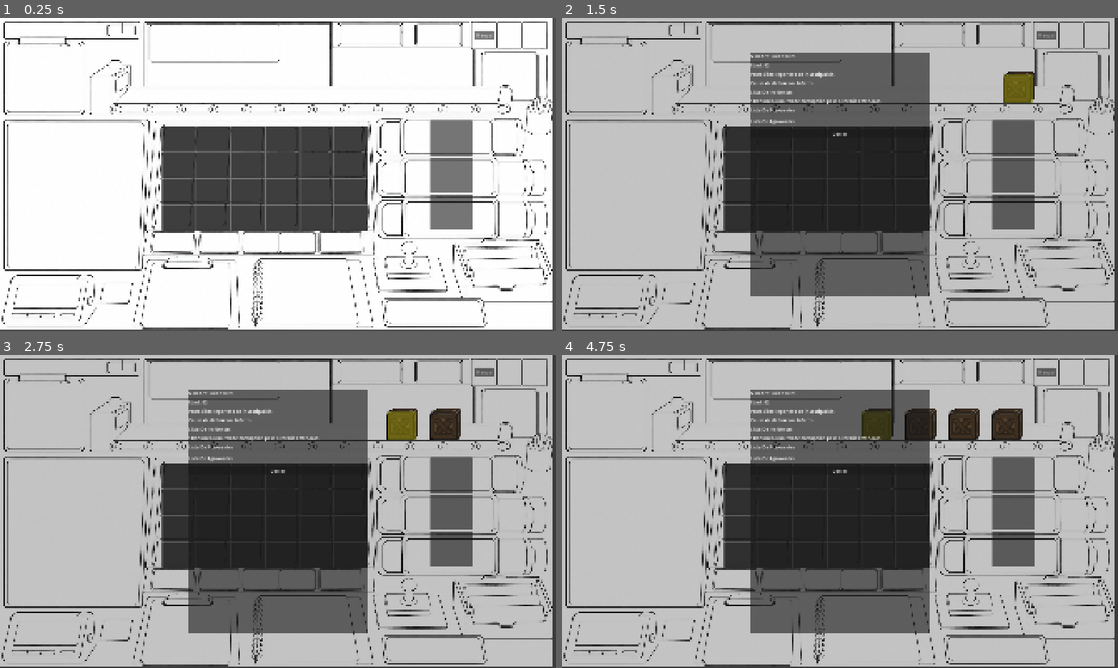
Above: before the commit, frames 1-4 (two rows, left to right).
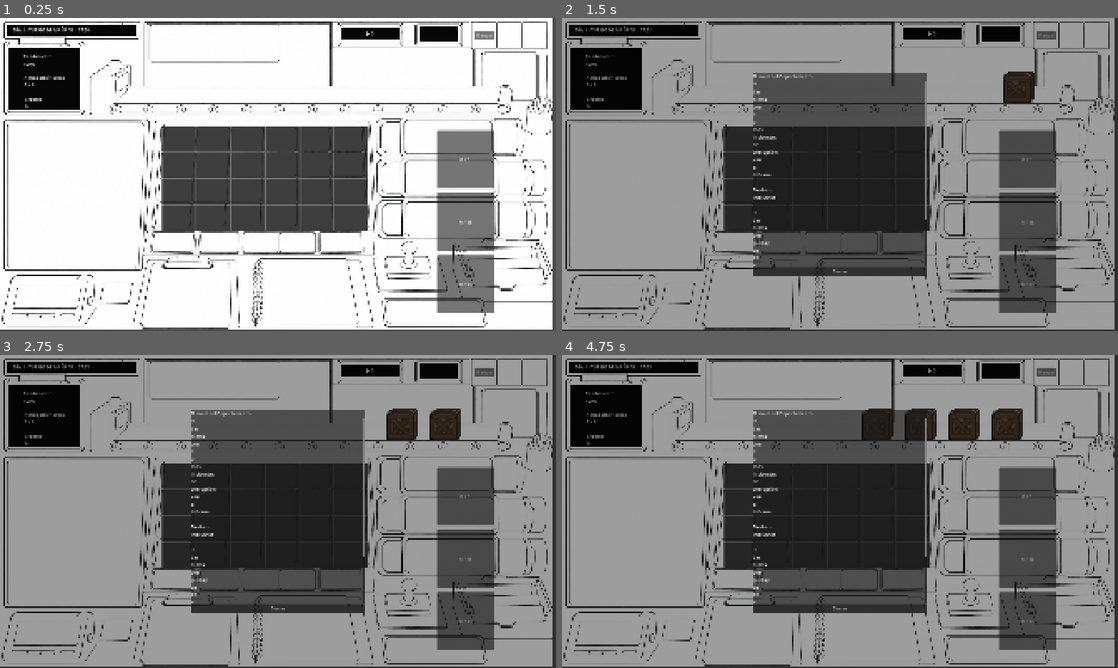
Above: after the commit, the same moments.

Repository: Josedecald/Logistica
Game: Godot game, scene res://scenes/game/Game.tscn
The game is run twice, just before and just after one commit, with the same random seed, the same clock (stepped at 60 frames per second) and the same inputs. This scene is started directly instead of the project's main scene.
Inputs (mouse positions are in pixels of both pictures, inside the frame that each line leads up to):
- Up to frame 1 (0.25 s): no input
- Up to frame 2 (1.5 s): click "Manual" at 0.5 s; click (1029, 86) at 1.25 s
- Up to frame 3 (2.75 s): click (478, 423) at 2.02 s
- Up to frame 4 (4.75 s): click (1006, 423) at 2.77 s; click (973, 423) at 3.52 s; click (940, 423) at 4.27 s

The runs differ from the first frame. In frame 1, 8.8% of the frame differs, in the area x 1-89%, y 2-95%; in frame 2, 72%, in the area x 0-100%, y 0-100%; in frame 3, 71%; in frame 4, 71%.
Error before the commit: Parse Error: Cannot infer the type of "destino_texto" variable because the value doesn't have a set type. (res://Scripts/objects/manual_window.gd:37)

Commit message:
Se añaden elementos del HUD

Diff:
--- a/Scripts/objects/conveyor.gd
+++ b/Scripts/objects/conveyor.gd
@@ -14,22 +14,22 @@
 @onready var stop_point: Marker2D = $StopPoint
 
 func _process(delta: float) -> void:
-	for i in conveyor_queue.size():
-		var container = conveyor_queue[i]
-		container.position.x -= speed * delta
-
-		var min_x: float
-		if i == 0:
-			min_x = stop_point.position.x
-		else:
-			var anterior = conveyor_queue[i - 1]
-			min_x = anterior.position.x + anterior.size.x + gap
-		if container.position.x < min_x:
-			container.position.x = min_x
+	if DayManager.activa:
+		for i in conveyor_queue.size():
+			var container = conveyor_queue[i]
+			container.position.x -= speed * delta
+			var min_x: float
+			if i == 0:
+				min_x = stop_point.position.x
+			else:
+				var anterior = conveyor_queue[i - 1]
+				min_x = anterior.position.x + anterior.size.x + gap
+			if container.position.x < min_x:
+				container.position.x = min_x
 
 	elapsed += delta
 	while elapsed >= spawn_interval:
-		if can_spawn_container():
+		if DayManager.activa and can_spawn_container():
 			create_container()
 			elapsed -= spawn_interval
 		else:
--- a/Scripts/objects/gate.gd
+++ b/Scripts/objects/gate.gd
@@ -4,6 +4,7 @@
 enum Destino { CIELO, REENCARNACION, INFIERNO }
 
 @export var destino: Destino = Destino.CIELO
+@onready var quota_label: Label = $QuotaLabel
 
 signal container_drop_requested(container: SoulContainer, gate: Gate)
 
@@ -19,3 +20,6 @@
 	tween.parallel().tween_property(container, "scale", Vector2(0.3, 0.3), 0.2)\
 		.set_trans(Tween.TRANS_BACK).set_ease(Tween.EASE_IN)
 	tween.finished.connect(container.queue_free)
+
+func actualizar_cuota(actual: int, meta: int) -> void:
+	quota_label.text = "%d / %d" % [actual, meta]
--- a/Scripts/objects/manual_window.gd
+++ b/Scripts/objects/manual_window.gd
@@ -9,35 +9,31 @@
 	close_button.pressed.connect(_on_close_pressed)
 
 func mostrar() -> void:
+	print("mostrar() llamado")
 	_llenar_lista()
 	visible = true
+	print("visible ahora es: ", visible)
 
 func _llenar_lista() -> void:
 	for child in rules_list.get_children():
 		child.queue_free()
 
-	print("Total de reglas cargadas: ", ClassificationManager.reglas.size())
+	print("Total reglas en ClassificationManager: ", ClassificationManager.reglas.size())
 	print("Niveles activos: ", ClassificationManager.niveles_activos)
 
 	var reglas_visibles := ClassificationManager.reglas.filter(
 		func(r: Rule): return r.nivel in ClassificationManager.niveles_activos
 	)
+	print("Reglas visibles después del filtro: ", reglas_visibles.size())
 
-	print("Reglas visibles después del filtro: ", reglas_visibles.size())
 	reglas_visibles.sort_custom(func(a, b): return a.prioridad > b.prioridad)
-
-	if reglas_visibles.is_empty():
-		var no_rules_label := Label.new()
-		no_rules_label.text = "No hay reglas disponibles para los niveles activos."
-		rules_list.add_child(no_rules_label)
-		return
 
 	for rule in reglas_visibles:
 		var entry := Label.new()
-		var destino_texto := Gate.Destino.keys()[rule.destino] if rule.destino < Gate.Destino.size() else "DESCONOCIDO"
-		entry.text = "→ %s\n   Destino: %s\n" % [rule.descripcion, destino_texto]
+		entry.text = "→ %s\n   Destino: %s\n" % [rule.descripcion, Gate.Destino.keys()[rule.destino]]
 		entry.autowrap_mode = TextServer.AUTOWRAP_WORD
 		rules_list.add_child(entry)
+	print("Hijos agregados a rules_list: ", rules_list.get_child_count())
 
 func _on_close_pressed() -> void:
 	visible = false
--- /dev/null
+++ b/Scripts/systems/DayManager.gd
@@ -0,0 +1,88 @@
+extends Node
+
+signal jornada_iniciada
+signal jornada_terminada
+
+const DURACION_REAL := 480.0  # 8 minutos reales
+const HORA_INICIO := 7.0      # 7:00 am
+const HORA_FIN := 17.0        # 5:00 pm
+
+signal cuota_completada(destino: Gate.Destino)
+const PAGO_BASE := 10
+const BONO_POR_NIVEL := {
+	Rule.Nivel.FACIL: 0,
+	Rule.Nivel.MEDIO: 15,
+	Rule.Nivel.ESPECIFICO: 30,
+}
+const PENALIZACION_ERROR := 5
+const BONO_CUOTA_COMPLETA := 100
+
+var monedas := 0
+var aciertos := 0
+var errores := 0
+
+const RANGOS_CUOTA := {
+	Gate.Destino.CIELO: Vector2i(8, 15),
+	Gate.Destino.REENCARNACION: Vector2i(15, 25),
+	Gate.Destino.INFIERNO: Vector2i(20, 35),
+}
+
+var dia_actual := 1
+var tiempo_restante := DURACION_REAL
+var activa := false
+
+var cuotas: Dictionary = {}
+var progreso: Dictionary = {}
+
+func iniciar_jornada() -> void:
+	tiempo_restante = DURACION_REAL
+	activa = true
+	cuotas.clear()
+	progreso.clear()
+	for destino in RANGOS_CUOTA:
+		var rango: Vector2i = RANGOS_CUOTA[destino]
+		cuotas[destino] = randi_range(rango.x, rango.y)
+		progreso[destino] = 0
+	jornada_iniciada.emit()
+	monedas = 0
+	aciertos = 0
+	errores = 0
+
+func _process(delta: float) -> void:
+	if not activa:
+		return
+	tiempo_restante -= delta
+	if tiempo_restante <= 0:
+		tiempo_restante = 0
+		activa = false
+		jornada_terminada.emit()
+
+func registrar_envio(destino: Gate.Destino, acierto: bool, nivel: Rule.Nivel) -> void:
+	if not activa:
+		return
+	if acierto:
+		aciertos += 1
+		progreso[destino] = progreso.get(destino, 0) + 1
+		monedas += PAGO_BASE + BONO_POR_NIVEL.get(nivel, 0)
+		if progreso[destino] == cuotas[destino]:
+			monedas += BONO_CUOTA_COMPLETA
+			cuota_completada.emit(destino)
+	else:
+		errores += 1
+		monedas = max(0, monedas - PENALIZACION_ERROR)
+
+func rendimiento() -> float:
+	var total := aciertos + errores
+	if total == 0:
+		return 100.0
+	return (float(aciertos) / total) * 100.0
+
+func hora_actual_texto() -> String:
+	var avance := 1.0 - (tiempo_restante / DURACION_REAL)
+	var hora := HORA_INICIO + avance * (HORA_FIN - HORA_INICIO)
+	return "%02d:%02d" % [int(hora), int((hora - int(hora)) * 60)]
+
+func turno_texto() -> String:
+	var avance := 1.0 - (tiempo_restante / DURACION_REAL)
+	var hora := HORA_INICIO + avance * (HORA_FIN - HORA_INICIO)
+	return "TURNO DE MAÑANA" if hora < 12.0 else "TURNO DE TARDE"
--- a/Scripts/systems/game.gd
+++ b/Scripts/systems/game.gd
@@ -1,7 +1,7 @@
 extends Control
 
 var selected_container: SoulContainer = null
-
+@onready var clock_label: Label = $HUD/ClockLabel
 @onready var conveyor: Conveyor = $World/Conveyor
 @onready var gates: Control = $World/Gates
 @onready var windows: Control = $Windows
@@ -31,6 +31,14 @@
 	windows.add_child(manual_window)
 	manual_button.pressed.connect(manual_window.mostrar)
 
+	DayManager.iniciar_jornada()
+	for gate in gates.get_children():
+		if gate is Gate:
+			gate.actualizar_cuota(0, DayManager.cuotas[gate.destino])
+
+func _process(_delta: float) -> void:
+	clock_label.text = "DÍA %d - %s   %s" % [DayManager.dia_actual, DayManager.turno_texto(), DayManager.hora_actual_texto()]
+
 func _register_container(container: SoulContainer) -> void:
 	container.selected.connect(_on_container_selected)
 
@@ -45,8 +53,12 @@
 		selected_container = null
 
 func _on_gate_drop_requested(container: SoulContainer, gate: Gate) -> void:
-	var acierto := ClassificationManager.es_correcto(gate.destino, container.case_file)
-	print("Envío a %s — %s" % [Gate.Destino.keys()[gate.destino], "CORRECTO" if acierto else "INCORRECTO"])
+	var regla := ClassificationManager.regla_aplicada(container.case_file)
+	var acierto := regla != null and gate.destino == regla.destino
+	var nivel := regla.nivel if regla else Rule.Nivel.FACIL
+
+	DayManager.registrar_envio(gate.destino, acierto, nivel)
+	gate.actualizar_cuota(DayManager.progreso.get(gate.destino, 0), DayManager.cuotas[gate.destino])
 
 	if container.current_cell:
 		container.current_cell.vacate()
--- /dev/null
+++ b/Scripts/systems/hud.gd
@@ -0,0 +1,12 @@
+extends Control
+
+@onready var rendimiento_label: Label = $RendimientoLabel
+@onready var almas_label: Label = $AlmasLabel
+@onready var errores_label: Label = $ErroresLabel
+@onready var monedas_label: Label = $MonedasLabel
+
+func _process(_delta: float) -> void:
+	rendimiento_label.text = "Rendimiento\n%d%%" % int(DayManager.rendimiento())
+	almas_label.text = "Almas clasificadas\n%d / %d" % [DayManager.aciertos, DayManager.aciertos + DayManager.errores]
+	errores_label.text = "Errores\n%d" % DayManager.errores
+	monedas_label.text = "💀 %d" % DayManager.monedas
--- a/autoloads/ClassificationManager.gd
+++ b/autoloads/ClassificationManager.gd
@@ -31,11 +31,18 @@
 
 	print("Total de reglas cargadas: ", reglas.size())
 
-func destino_correcto(case_file: CaseFile) -> Gate.Destino:
+func regla_aplicada(case_file: CaseFile) -> Rule:
 	for rule in reglas:
 		if rule.nivel in niveles_activos and rule.evaluate(case_file):
-			return rule.destino
-	return Gate.Destino.REENCARNACION  # valor de emergencia solo para no crashear
+			return rule
+	return null
+
+func destino_correcto(case_file: CaseFile) -> Gate.Destino:
+	var rule := regla_aplicada(case_file)
+	if rule:
+		return rule.destino
+	push_error("Ninguna regla aplicó al expediente de: " + case_file.nombre)
+	return Gate.Destino.REENCARNACION
 
 func es_correcto(destino_enviado: Gate.Destino, case_file: CaseFile) -> bool:
 	return destino_enviado == destino_correcto(case_file)
--- a/project.godot
+++ b/project.godot
@@ -19,6 +19,7 @@
 
 ClassificationManager="*uid://dwpsvn4xu7v4j"
 CaseFileGenerator="*uid://01n0tk3jde3a"
+DayManager="*uid://bakhwdhosswuq"
 
 [display]
 
--- a/scenes/game/Game.tscn
+++ b/scenes/game/Game.tscn
@@ -3,9 +3,9 @@
 [ext_resource type="Script" uid="uid://c1rhsd15x6fd7" path="res://Scripts/systems/game.gd" id="1_7qcb4"]
 [ext_resource type="PackedScene" uid="uid://d05ijpvodng2f" path="res://scenes/objects/conveyor.tscn" id="1_vrspl"]
 [ext_resource type="PackedScene" uid="uid://gpfau5c8s6dg" path="res://scenes/objects/storage.tscn" id="2_7qcb4"]
-[ext_resource type="PackedScene" uid="uid://bnim7qe5erpho" path="res://scenes/ui/case_file_window.tscn" id="2_365ku"]
 [ext_resource type="Texture2D" uid="uid://dhqiejl3can1c" path="res://assets/sprites/prueba/background.png" id="2_lyhax"]
 [ext_resource type="PackedScene" uid="uid://bp8h4b6ukcwpv" path="res://scenes/objects/gates.tscn" id="3_lyhax"]
+[ext_resource type="Script" uid="uid://ba42j16mxy8k5" path="res://Scripts/systems/hud.gd" id="6_365ku"]
 
 [node name="Game" type="Control" unique_id=50478020]
 layout_mode = 3
@@ -15,9 +15,6 @@
 grow_horizontal = 2
 grow_vertical = 2
 script = ExtResource("1_7qcb4")
-
-[node name="CaseFIleWindow" parent="." unique_id=1993331961 instance=ExtResource("2_365ku")]
-layout_mode = 1
 
 [node name="Sprite2D" type="TextureRect" parent="." unique_id=1025342291]
 layout_mode = 1
@@ -50,7 +47,7 @@
 offset_bottom = 53.439972
 grow_horizontal = 1
 grow_vertical = 1
-container_spacing = 50.0
+speed = 150.0
 
 [node name="Storage" parent="World" unique_id=111381246 instance=ExtResource("2_7qcb4")]
 layout_mode = 0
@@ -63,10 +60,10 @@
 
 [node name="Gates" parent="World" unique_id=1350567159 instance=ExtResource("3_lyhax")]
 layout_mode = 0
-offset_left = 539.0
-offset_top = 142.0
-offset_right = 539.0
-offset_bottom = 142.0
+offset_left = 1509.0
+offset_top = 388.0
+offset_right = 1509.0
+offset_bottom = 388.0
 
 [node name="HUD" type="Control" parent="." unique_id=1362146731]
 layout_mode = 1
@@ -76,6 +73,47 @@
 grow_horizontal = 2
 grow_vertical = 2
 mouse_filter = 2
+script = ExtResource("6_365ku")
+
+[node name="ColorRect" type="ColorRect" parent="HUD" unique_id=201724618]
+layout_mode = 0
+offset_left = 21.0
+offset_top = 22.0
+offset_right = 472.0
+offset_bottom = 62.0
+color = Color(0.0253638, 0.0253638, 0.025363795, 1)
+
+[node name="ColorRect2" type="ColorRect" parent="HUD" unique_id=554002131]
+layout_mode = 0
+offset_left = 1449.0
+offset_top = 31.0
+offset_right = 1583.0
+offset_bottom = 82.0
+color = Color(0.0253638, 0.0253638, 0.025363795, 1)
+
+[node name="ColorRect3" type="ColorRect" parent="HUD" unique_id=51060122]
+layout_mode = 0
+offset_left = 1178.0
+offset_top = 36.0
+offset_right = 1382.0
+offset_bottom = 76.0
+color = Color(0.0253638, 0.0253638, 0.025363795, 1)
+
+[node name="ColorRect4" type="ColorRect" parent="HUD" unique_id=1957903077]
+layout_mode = 0
+offset_left = 31.0
+offset_top = 103.0
+offset_right = 277.0
+offset_bottom = 316.0
+color = Color(0.0253638, 0.0253638, 0.025363795, 1)
+
+[node name="ColorRect5" type="ColorRect" parent="HUD" unique_id=2123756593]
+layout_mode = 0
+offset_left = 21.0
+offset_top = 22.0
+offset_right = 472.0
+offset_bottom = 62.0
+color = Color(0.0253638, 0.0253638, 0.025363795, 1)
 
 [node name="ManualButton" type="Button" parent="HUD" unique_id=948880795]
 layout_mode = 0
@@ -84,6 +122,46 @@
 offset_right = 1706.0
 offset_bottom = 75.0
 text = "Manual"
+
+[node name="ClockLabel" type="Label" parent="HUD" unique_id=1158492631]
+layout_mode = 0
+offset_left = 45.0
+offset_top = 30.0
+offset_right = 85.0
+offset_bottom = 53.0
+text = "12"
+
+[node name="RendimientoLabel" type="Label" parent="HUD" unique_id=928411505]
+layout_mode = 0
+offset_left = 80.0
+offset_top = 121.0
+offset_right = 120.0
+offset_bottom = 144.0
+text = "90"
+
+[node name="AlmasLabel" type="Label" parent="HUD" unique_id=324689933]
+layout_mode = 0
+offset_left = 84.0
+offset_top = 193.0
+offset_right = 124.0
+offset_bottom = 216.0
+text = "58"
+
+[node name="ErroresLabel" type="Label" parent="HUD" unique_id=1115115632]
+layout_mode = 0
+offset_left = 87.0
+offset_top = 268.0
+offset_right = 127.0
+offset_bottom = 291.0
+text = "4"
+
+[node name="MonedasLabel" type="Label" parent="HUD" unique_id=2137737788]
+layout_mode = 0
+offset_left = 1261.0
+offset_top = 42.0
+offset_right = 1302.0
+offset_bottom = 65.0
+text = "1,542"
 
 [node name="Windows" type="Control" parent="." unique_id=1079348094]
 layout_mode = 1
--- /dev/null
+++ b/scenes/objects/gate.tscn
@@ -0,0 +1,23 @@
+[gd_scene format=3 uid="uid://wbp7rrieddpp"]
+
+[ext_resource type="Script" uid="uid://ctth24is2xmcq" path="res://Scripts/objects/gate.gd" id="1_q0w5n"]
+
+[node name="gate" type="Panel" unique_id=1558911539]
+offset_right = 40.0
+offset_bottom = 40.0
+script = ExtResource("1_q0w5n")
+
+[node name="QuotaLabel" type="Label" parent="." unique_id=664192690]
+layout_mode = 1
+anchors_preset = 8
+anchor_left = 0.5
+anchor_top = 0.5
+anchor_right = 0.5
+anchor_bottom = 0.5
+offset_left = -20.0
+offset_top = -11.5
+offset_right = 20.0
+offset_bottom = 11.5
+grow_horizontal = 2
+grow_vertical = 2
+vertical_alignment = 1
--- a/scenes/objects/gates.tscn
+++ b/scenes/objects/gates.tscn
@@ -1,6 +1,6 @@
 [gd_scene format=3 uid="uid://bp8h4b6ukcwpv"]
 
-[ext_resource type="Script" uid="uid://ctth24is2xmcq" path="res://Scripts/objects/gate.gd" id="1_n2bjk"]
+[ext_resource type="PackedScene" uid="uid://wbp7rrieddpp" path="res://scenes/objects/gate.tscn" id="1_n2bjk"]
 
 [node name="Gates" type="Control" unique_id=1350567159]
 layout_mode = 3
@@ -8,28 +8,24 @@
 offset_right = 40.0
 offset_bottom = 40.0
 
-[node name="HeavenGate" type="Panel" parent="." unique_id=928972340]
+[node name="HeavenGate" parent="." unique_id=1572192709 instance=ExtResource("1_n2bjk")]
+custom_minimum_size = Vector2(200, 200)
 layout_mode = 0
-offset_left = 947.0
-offset_top = 211.0
-offset_right = 1092.0
-offset_bottom = 334.0
-script = ExtResource("1_n2bjk")
+offset_right = 200.0
+offset_bottom = 200.0
 
-[node name="ReincarnationGate" type="Panel" parent="." unique_id=1287267941]
+[node name="ReincarnationGate" parent="." unique_id=1558911539 instance=ExtResource("1_n2bjk")]
+custom_minimum_size = Vector2(200, 200)
 layout_mode = 0
-offset_left = 947.0
-offset_top = 339.0
-offset_right = 1092.0
-offset_bottom = 462.0
-script = ExtResource("1_n2bjk")
+offset_top = 215.0
+offset_right = 200.0
+offset_bottom = 415.0
 destino = 1
 
-[node name="HellGate" type="Panel" parent="." unique_id=1616760294]
+[node name="HellGate" parent="." unique_id=721500970 instance=ExtResource("1_n2bjk")]
+custom_minimum_size = Vector2(200, 200)
 layout_mode = 0
-offset_left = 947.0
-offset_top = 466.0
-offset_right = 1092.0
-offset_bottom = 589.0
-script = ExtResource("1_n2bjk")
+offset_top = 430.0
+offset_right = 200.0
+offset_bottom = 630.0
 destino = 2
--- a/scenes/ui/manual_window.tscn
+++ b/scenes/ui/manual_window.tscn
@@ -47,9 +47,7 @@
 
 [node name="ScrollContainer" type="ScrollContainer" parent="CenterContainer/PanelContainer/VBoxContainer" unique_id=296781461]
 layout_mode = 2
-horizontal_scroll_mode = 0
-vertical_scroll_mode = 2
-scroll_hint_mode = 3
+size_flags_vertical = 3
 
 [node name="RuleList" type="VBoxContainer" parent="CenterContainer/PanelContainer/VBoxContainer/ScrollContainer" unique_id=236963990]
 layout_mode = 2
Not shown, added: Scripts/systems/DayManager.gd.uid
Not shown, added: Scripts/systems/hud.gd.uid
